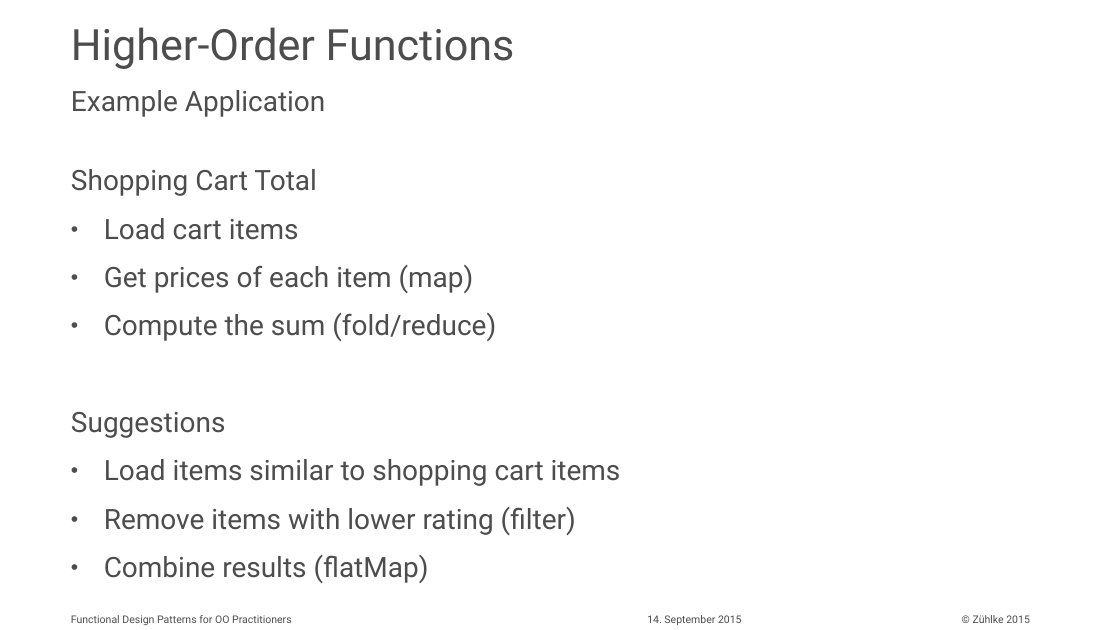
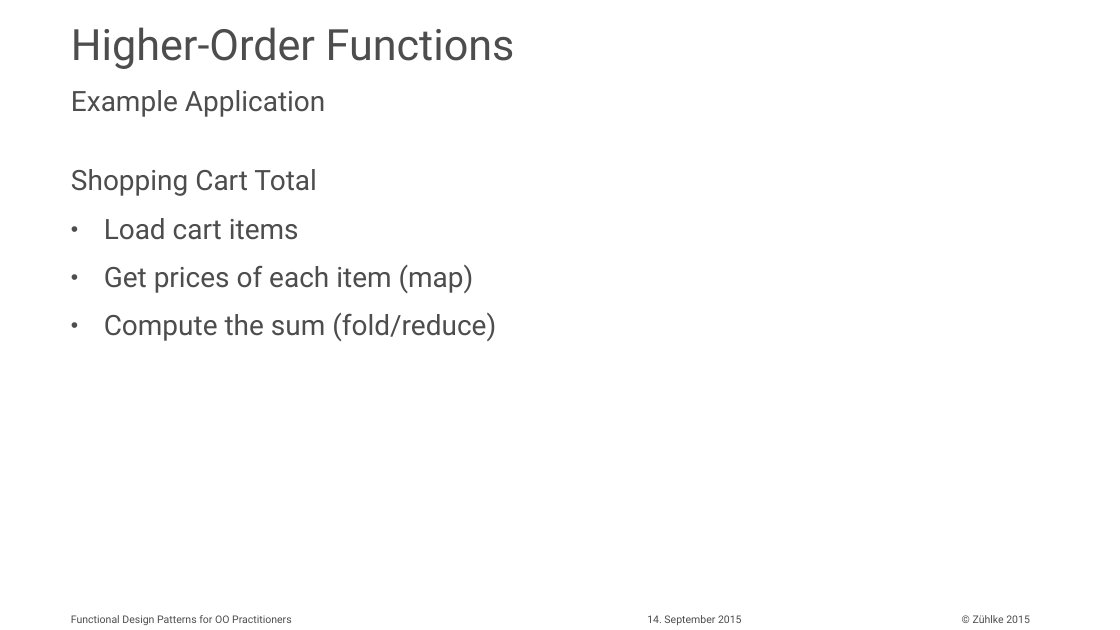
Before and after one commit to aax/zdays-fp-patterns, a slide deck: slide 14 of Functional Design Patterns for OO Practitioners.pptx (slide 13 before the commit). Drawn at 1120x630 pixels with LibreOffice and Linux fonts; fonts in the diff are those of the drawing. Boxes give left, top, right and bottom in pixels: in the first picture for what was removed or moved away, otherwise in the second. Text is boxed around its words. In the diff, an @@ line names an element or a change of style, - is before the commit and + after.

```diff
--- a/Functional Design Patterns for OO Practitioners.pptx
+++ b/Functional Design Patterns for OO Practitioners.pptx
@@ text at (71, 412, 621, 583): paragraphs removed @@
-Suggestions
-  • Load items similar to shopping cart items
-  • Remove items with lower rating (filter)
-  • Combine results (flatMap)
```
Also in this commit, not shown: 9 other slides changed, 5 slides added, 7 other files.
